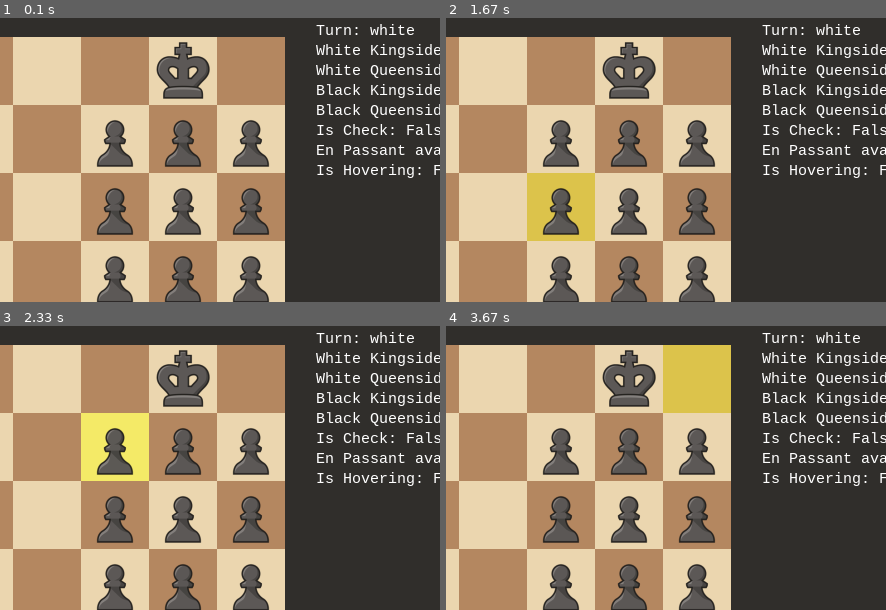
Above: before the commit, frames 1-4 (two rows, left to right).
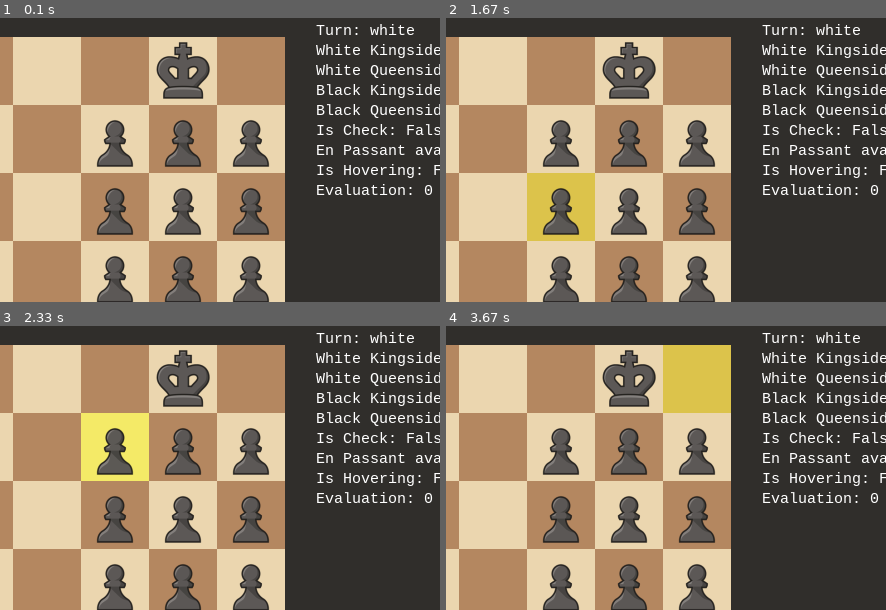
Above: after the commit, the same moments.

Repository: bencheshire18/Starter_Chess_Game
Game: pygame game, started from main.py
The game is run twice, just before and just after one commit, with the same random seed, the same clock (stepped at 60 frames per second) and the same inputs.
Inputs (mouse positions are % of the whole screen's width and height, from its top left):
- Up to frame 1 (0.1 s): no input
- Up to frame 2 (1.67 s): press the mouse at (24, 53) at 0.37 s; move the mouse to (42, 64) at 0.47 s; release the mouse at (59, 75) at 0.6 s; click (46, 34) at 1.27 s; move the mouse to (76, 12) at 1.5 s
- Up to frame 3 (2.33 s): click (76, 12) at 1.68 s; click (45, 27) at 2.22 s
- Up to frame 4 (3.67 s): move the mouse to (88, 13) at 2.57 s; click (88, 13) at 2.82 s; move the mouse to (59, 13) at 3.2 s; click (59, 13) at 3.48 s
The pictures show only the part of the screen within x 30-80%, y 0-50%; the shares and areas given below are measured in that part.

The runs differ from the first frame. In frame 1, 0.3% of the frame differs, in the area x 72-99%, y 58-63%; in frame 2, 0.3%; in frame 3, 0.3%; in frame 4, 0.3%.

Commit message:
Added evalute_position inegration

Diff:
--- a/game/board.py
+++ b/game/board.py
@@ -4,6 +4,7 @@
 import pygame
 import game.constants as c
 from ui import display_info, draw_pieces, update_display, draw_board
+from engine import evaluate_position
 
 class Board:
     def __init__(self):
@@ -114,6 +115,7 @@
         status.toggle_turn()
         status.in_check = self.is_check(status)
         status.checkmate, status.stalemate = check_for_checkmate.check_for_checkmate(self, status)
+        status.evaluation = evaluate_position.evaluate(self)
 
         return True
 
--- a/game/constants.py
+++ b/game/constants.py
@@ -50,8 +50,11 @@
 PIECE_VALUES = {
 	"P": 1,
 	"N": 3,
-	"B": 3,
+	"B": 3.25,
 	"R": 5,
 	"Q": 9,
 	"K": 0,
 }
+
+CENTRAL_PAWN = 0.1
+EDGE_KNIGHT = 0.1
--- a/game/game_status.py
+++ b/game/game_status.py
@@ -9,6 +9,7 @@
         self.en_passant_available = []
         self.checkmate = False
         self.stalemate = False
+        self.evaluation = 0
 
     def toggle_turn(self):
         self.active_player = "black" if self.active_player == "white" else "white"
--- a/ui/display_info.py
+++ b/ui/display_info.py
@@ -90,3 +90,8 @@
     label = window.checkmate_font.render(f"Stalemate", True, (255, 255, 255))
     label_rect = label.get_rect(center=(window.margin + window.board_size // 2, window.margin + window.board_size // 2))
     window.screen.blit(label, label_rect)
+
+def show_evaluation(status, window):
+    label = window.font.render(f"Evaluation: {round(status.evaluation, 1)}", True, (255, 255, 255))
+    label_rect = label.get_rect(topleft=(window.board_size + window.margin * 2, 170))
+    window.screen.blit(label, label_rect)
--- a/ui/update_display.py
+++ b/ui/update_display.py
@@ -9,6 +9,7 @@
     display_info.write_is_check(status, window)
     display_info.write_en_passant(status, window)
     display_info.write_is_hovering(is_hovering, window)
+    display_info.show_evaluation(status, window)
 
     # Update display
     pygame.display.flip()
